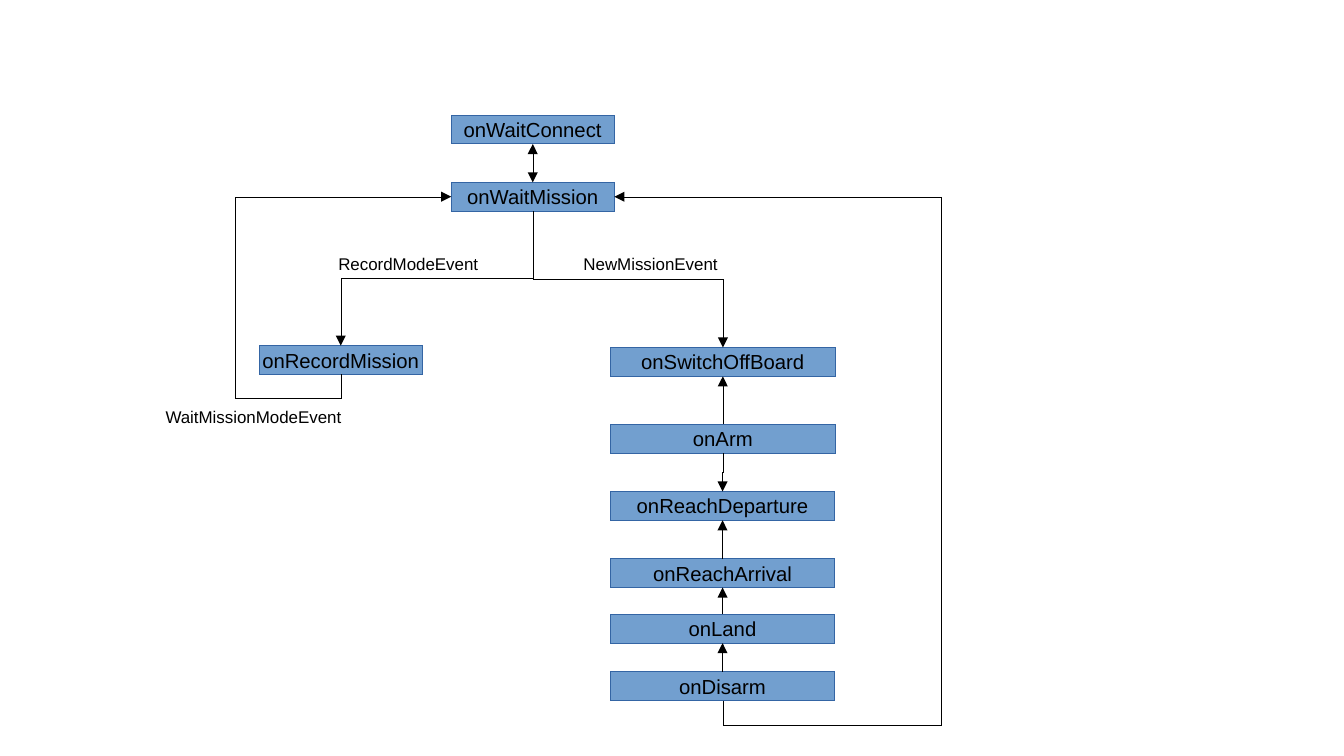
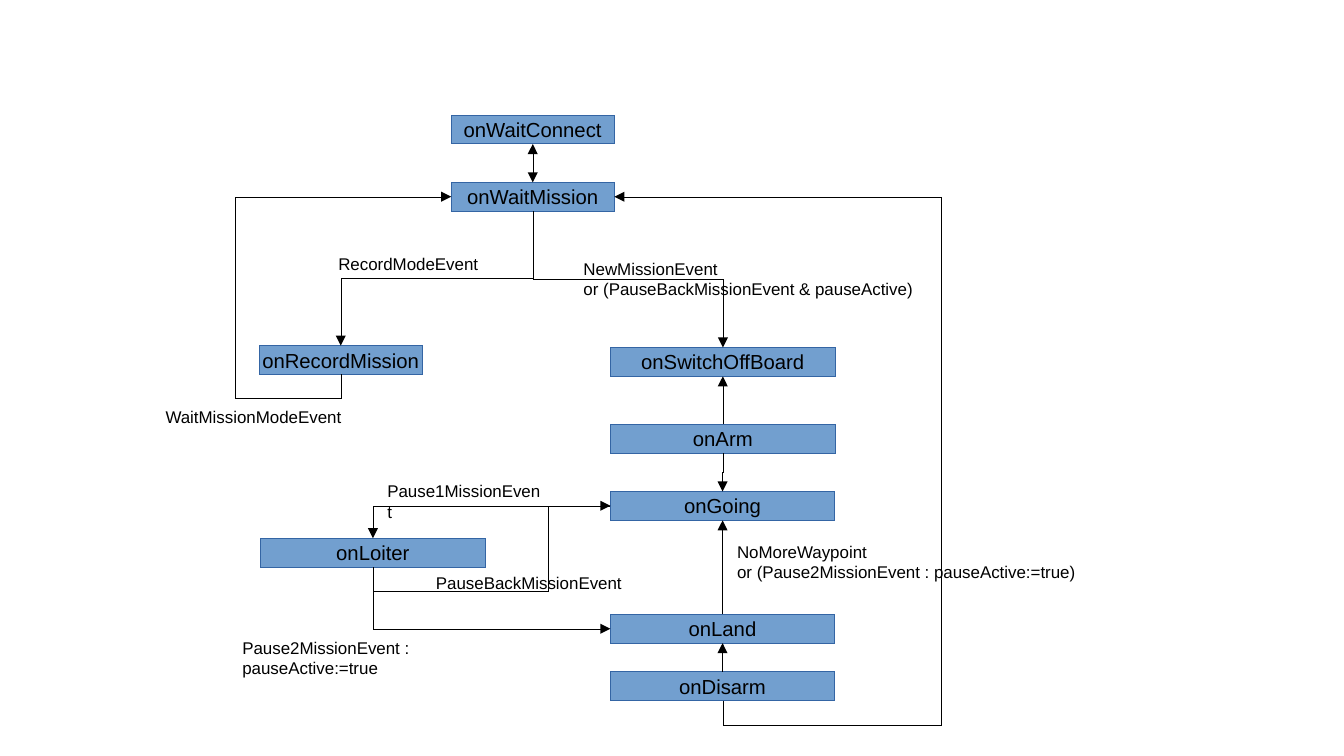
Before and after one commit to roboracingleague/robodrone, a slide deck: slide 1 of brain/doc/statdiag.odp. Drawn at 1344x756 pixels with LibreOffice and Linux fonts; fonts in the diff are those of the drawing. Boxes give left, top, right and bottom in pixels: in the first picture for what was removed or moved away, otherwise in the second. Text is boxed around its words. In the diff, an @@ line names an element or a change of style, - is before the commit and + after.

```diff
--- a/brain/doc/statdiag.odp
+++ b/brain/doc/statdiag.odp
@@ text removed at [583, 257, 717, 270] @@
-NewMissionEvent
@@ text added at [583, 262, 913, 299], 10 pt, text #000000 @@
+NewMissionEvent
+or (PauseBackMissionEvent & pauseActive)
@@ text added at [376, 476, 557, 526], 10 pt, text #000000 @@
+Pause1MissionEvent
@@ elbow arrow added from (611, 506) to (373, 539), #000000 0 pt @@
@@ elbow arrow added from (373, 567) to (611, 506), #000000 0 pt @@
@@ text in rectangle at [684, 498, 761, 517]: text changed @@
-onReachDeparture
+onGoing
@@ rectangle added at [261, 539, 485, 568], fill #729FCF, outline #3465A4 0 pt, 12 pt, text #000000 @@
+onLoiter
@@ elbow arrow moved from (723, 559) - (723, 521) to (723, 615) - (723, 521) @@
@@ elbow arrow added from (373, 567) to (611, 629), #000000 0 pt @@
@@ rectangle removed at [611, 559, 835, 588] @@
-onReachArrival
@@ text added at [737, 545, 1075, 582], 10 pt, text #000000 @@
+NoMoreWaypoint
+or (Pause2MissionEvent : pauseActive:=true)
@@ text added at [436, 576, 622, 592], 10 pt, text #000000 @@
+PauseBackMissionEvent
@@ elbow arrow removed from (723, 615) to (723, 588) @@
@@ text added at [242, 641, 400, 678], 10 pt, text #000000 @@
+Pause2MissionEvent : pauseActive:=true
```
Also in this commit, not shown: 6 other files.
